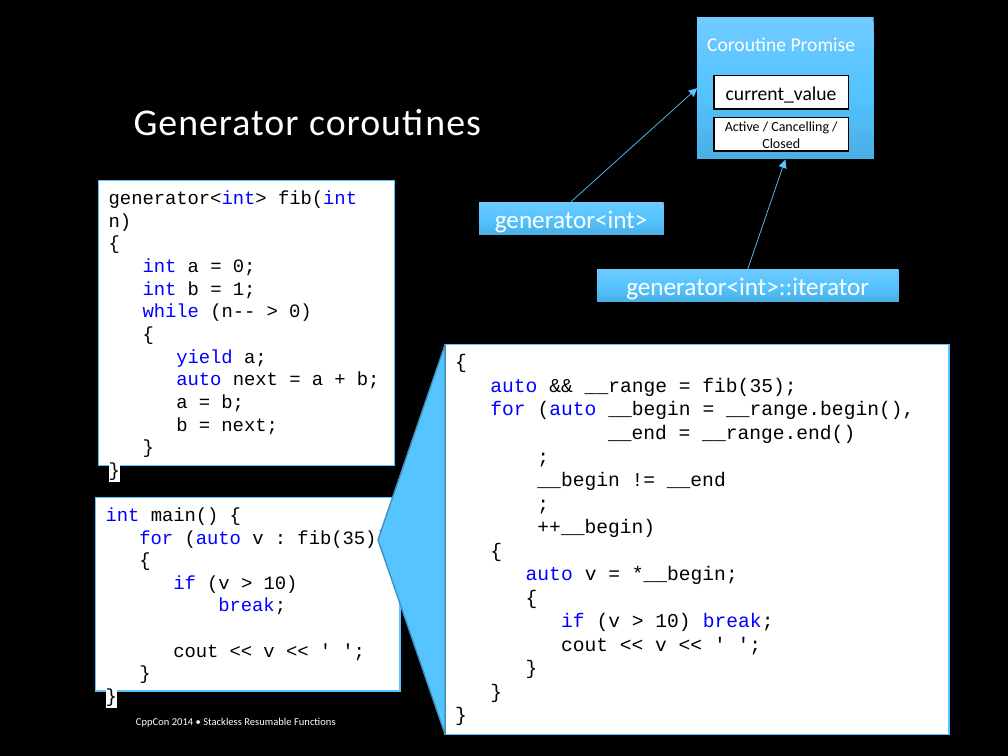
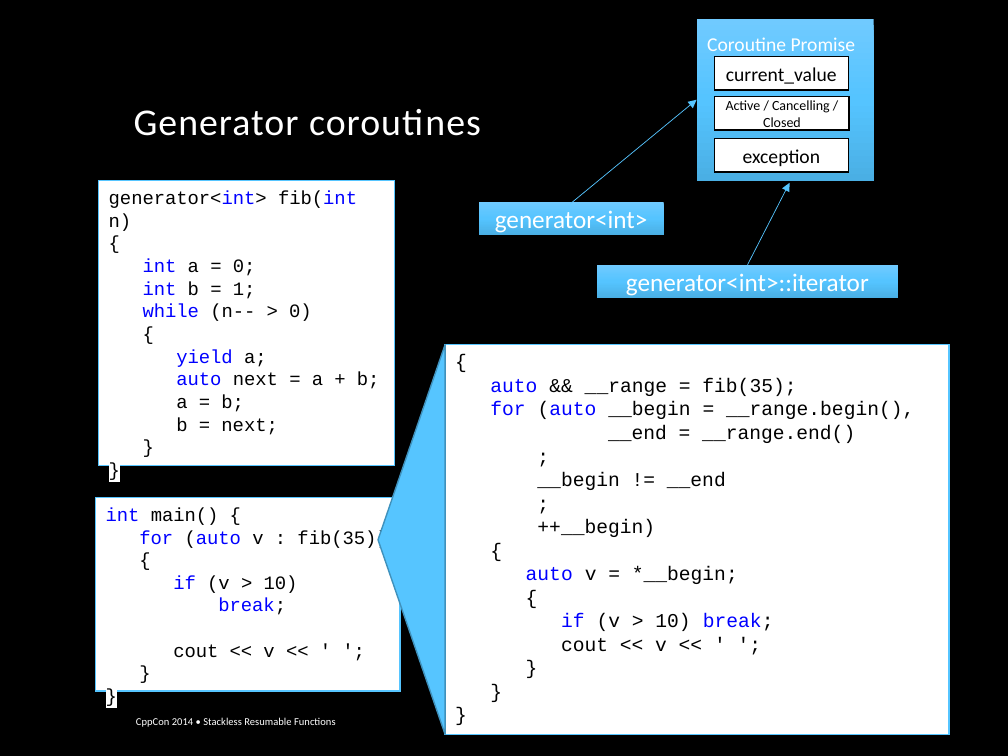
Before and after one commit to GorNishanov/await, a slide deck: slide 13 of Stackless Resumable Functions - Gor Nishanov - CppCon 2014.pptx (slide 12 before the commit). Drawn at 1008x756 pixels with LibreOffice and Linux fonts; fonts in the diff are those of the drawing; background and template pictures are left out. Boxes give left, top, right and bottom in pixels: in the first picture for what was removed or moved away, otherwise in the second. Text is boxed around its words. In the diff, an @@ line names an element or a change of style, - is before the commit and + after.

```diff
--- a/Stackless Resumable Functions - Gor Nishanov - CppCon 2014.pptx
+++ b/Stackless Resumable Functions - Gor Nishanov - CppCon 2014.pptx
@@ rectangle: place and size @@
-rectangle at [698, 17, 874, 160]
+rectangle at [697, 19, 874, 181]
@@ rectangle "current_value": place and size @@
-rectangle "current_value" at [714, 76, 848, 109]
+rectangle "current_value" at [715, 56, 849, 90]
@@ arrow moved from (572, 202) - (698, 89) to (571, 204) - (697, 100) @@
@@ rectangle "Active / Cancelling / Closed": place and size @@
-rectangle "Active / Cancelling / Closed" at [714, 118, 848, 151]
+rectangle "Active / Cancelling / Closed" at [715, 97, 849, 130]
@@ rectangle added at [715, 138, 849, 171], fill #FFFFFF, outline #000000 1 pt, 14 pt, text #000000 @@
+exception
@@ arrow moved from (748, 269) - (785, 159) to (748, 265) - (789, 182) @@
@@ rectangle "generator<int>::iterator": place and size @@
-rectangle "generator<int>::iterator" at [597, 269, 899, 302]
+rectangle "generator<int>::iterator" at [597, 265, 899, 298]
```
Also in this commit, not shown: 13 other slides changed, 1 other file.
